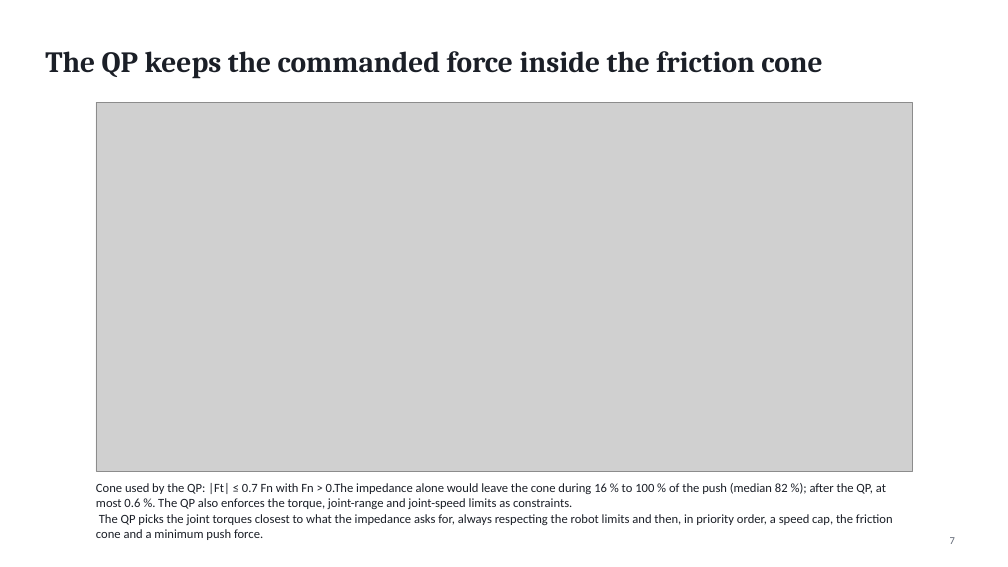
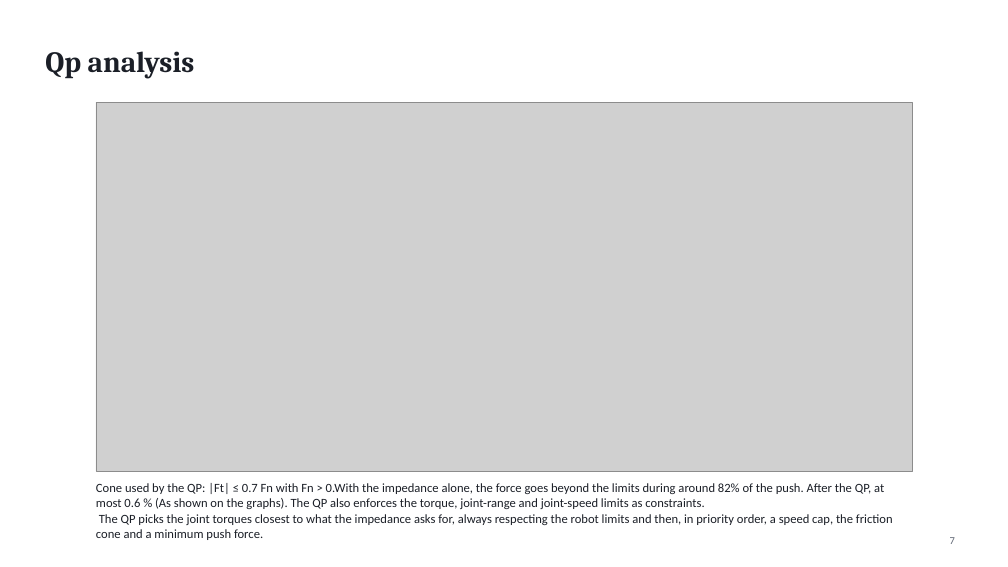
Before and after one commit to Ksrant/robotics_thesis, a slide deck: slide 7 of thesis_nov.pptx. Drawn at 1008x567 pixels with LibreOffice and Linux fonts; fonts in the diff are those of the drawing; grey boxes stand for pictures. Boxes give left, top, right and bottom in pixels: in the first picture for what was removed or moved away, otherwise in the second. Text is boxed around its words. In the diff, an @@ line names an element or a change of style, - is before the commit and + after.

```diff
--- a/thesis_nov.pptx
+++ b/thesis_nov.pptx
@@ title at (45,51,195,78): text changed @@
-The QP keeps the commanded force inside the friction cone
+Qp analysis
@@ text at (96,483,884,509): text changed @@
-Cone used by the QP: |Ft| ≤ 0.7 Fn with Fn > 0.The impedance alone would leave the cone during 16 % to 100 % of the push (median 82 %); after the QP, at most 0.6 %. The QP also enforces the torque, joint-range and joint-speed limits as constraints.
+Cone used by the QP: |Ft| ≤ 0.7 Fn with Fn > 0.With the impedance alone, the force goes beyond the limits during around 82% of the push. After the QP, at most 0.6 % (As shown on the graphs). The QP also enforces the torque, joint-range and joint-speed limits as constraints.
```
